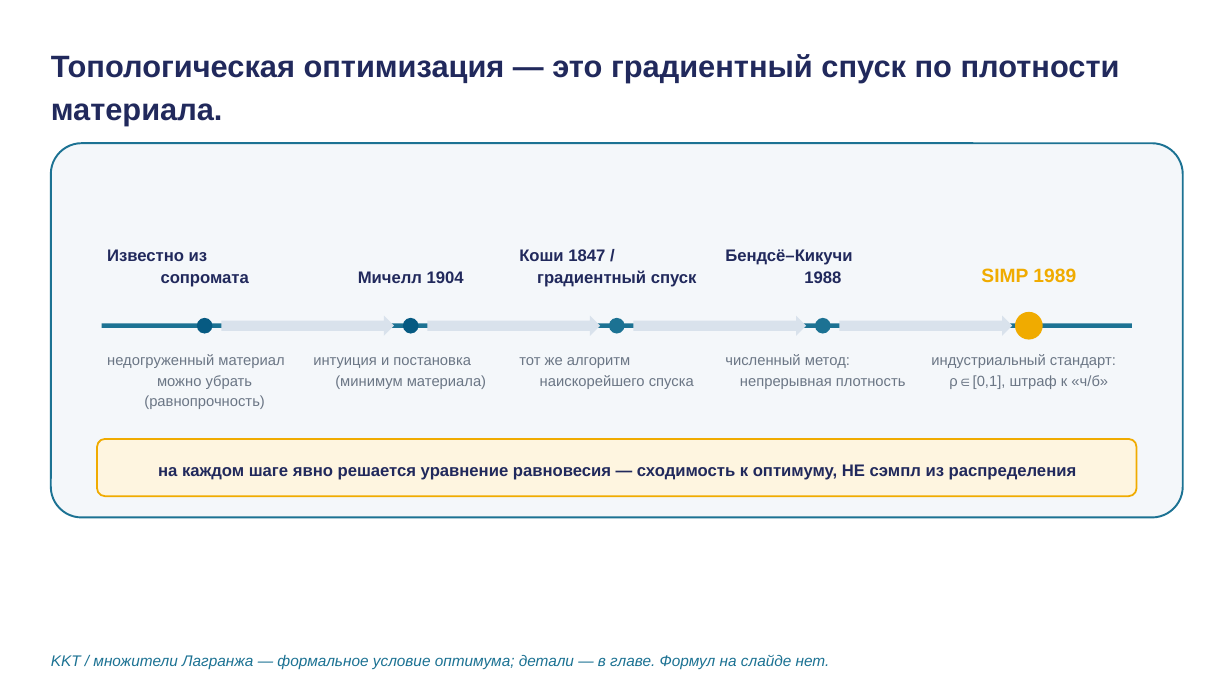
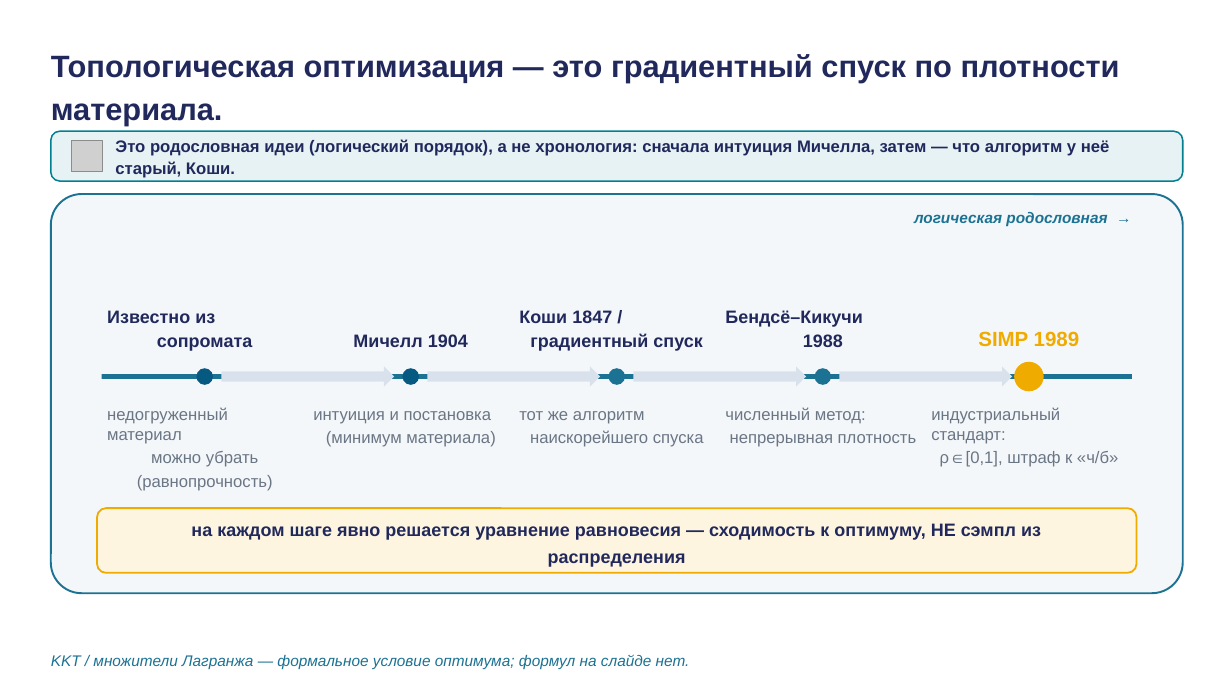
Before and after one commit to tellina-study/AI-usage-lessons, a slide deck: slide 11 of library/lectures/lec-06/rendered/lec-06.pptx. Drawn at 1232x693 pixels with LibreOffice and Linux fonts; fonts in the diff are those of the drawing; grey boxes stand for pictures. Boxes give left, top, right and bottom in pixels: in the first picture for what was removed or moved away, otherwise in the second. Text is boxed around its words. In the diff, an @@ line names an element or a change of style, - is before the commit and + after.

```diff
--- a/library/lectures/lec-06/rendered/lec-06.pptx
+++ b/library/lectures/lec-06/rendered/lec-06.pptx
@@ rounded rectangle added at (x1=51, y1=131, x2=1183, y2=181), fill #E6F2F4, outline #028090 1.2 pt @@
@@ picture added at (x1=71, y1=140, x2=103, y2=172) @@
@@ text added at (x1=115, y1=139, x2=1110, y2=178), 13 pt, text #21295C, bold @@
+Это родословная идеи (логический порядок), а не хронология: сначала интуиция Мичелла, затем — что алгоритм у неё старый, Коши.
@@ rounded rectangle resized from (x1=51, y1=143, x2=1183, y2=518) to (x1=51, y1=194, x2=1183, y2=593) @@
@@ rounded rectangle at (x1=51, y1=194, x2=1183, y2=593): proportions changed @@
@@ text added at (x1=914, y1=212, x2=1107, y2=226), 12 pt, text #1C7293, bold, italic @@
+логическая родословная →
@@ text "Известно из сопромата" moved from (x1=107, y1=249, x2=249, y2=287) to (x1=107, y1=310, x2=252, y2=351) @@
@@ text "Мичелл 1904" moved from (x1=358, y1=271, x2=464, y2=283) to (x1=353, y1=334, x2=468, y2=347) @@
@@ text "Коши 1847 / градиентный спуск" moved from (x1=519, y1=249, x2=697, y2=287) to (x1=519, y1=310, x2=702, y2=351) @@
@@ text "Бендсё–Кикучи 1988" moved from (x1=725, y1=249, x2=852, y2=283) to (x1=725, y1=310, x2=863, y2=347) @@
@@ text "SIMP 1989" moved from (x1=981, y1=268, x2=1076, y2=282) to (x1=978, y1=331, x2=1080, y2=347) @@
@@ text "SIMP 1989" at (x1=978, y1=331, x2=1080, y2=347): size 15 to 16 pt @@
@@ rounded rectangle removed at (x1=197, y1=318, x2=213, y2=334) @@
@@ rectangle moved from (x1=102, y1=323, x2=1132, y2=328) to (x1=102, y1=374, x2=1132, y2=379) @@
@@ 3 right arrows, 3 rounded rectangles moved together from (x1=403, y1=316, x2=1012, y2=336) to (x1=196, y1=366, x2=807, y2=386) @@
@@ rounded rectangle at (x1=403, y1=368, x2=420, y2=384): fill #1C7293 to #065A82 @@
@@ rounded rectangle added at (x1=814, y1=368, x2=831, y2=384), fill #1C7293 @@
@@ right arrow moved from (x1=222, y1=316, x2=395, y2=336) to (x1=839, y1=366, x2=1012, y2=386) @@
@@ rounded rectangle moved from (x1=1015, y1=312, x2=1043, y2=340) to (x1=1014, y1=362, x2=1043, y2=392) @@
@@ text "недогруженный материал можно убрать (равнопрочность)" moved from (x1=107, y1=354, x2=284, y2=409) to (x1=107, y1=407, x2=273, y2=491) @@
@@ text "интуиция и постановка (минимум материала)" moved from (x1=313, y1=357, x2=486, y2=389) to (x1=313, y1=411, x2=495, y2=447) @@
@@ size 11.5 to 13 pt; line spacing 1.15 to 1.16 in 5 elements at (x1=107, y1=407, x2=273, y2=491), (x1=313, y1=411, x2=495, y2=447), (x1=725, y1=407, x2=916, y2=447), (x1=931, y1=407, x2=1118, y2=467), (x1=519, y1=411, x2=704, y2=447) @@
@@ text "тот же алгоритм наискорейшего спуска" moved from (x1=519, y1=357, x2=694, y2=389) to (x1=519, y1=411, x2=704, y2=447) @@
@@ text "численный метод: непрерывная плотность" moved from (x1=725, y1=354, x2=906, y2=389) to (x1=725, y1=407, x2=916, y2=447) @@
@@ text "индустриальный стандарт: ρ∈[0,1], штраф к ..." moved from (x1=931, y1=354, x2=1116, y2=389) to (x1=931, y1=407, x2=1118, y2=467) @@
@@ rounded rectangle resized from (x1=97, y1=439, x2=1137, y2=496) to (x1=97, y1=508, x2=1137, y2=573) @@
@@ size 13 to 14 pt in 5 elements at (x1=107, y1=310, x2=252, y2=351), (x1=353, y1=334, x2=468, y2=347), (x1=519, y1=310, x2=702, y2=351), (x1=725, y1=310, x2=863, y2=347), (x1=191, y1=523, x2=1041, y2=567) @@
@@ text "на каждом шаге явно решается ..." moved from (x1=158, y1=464, x2=1077, y2=480) to (x1=191, y1=523, x2=1041, y2=567) @@
@@ text at (x1=51, y1=654, x2=690, y2=670): text changed @@
-KKT / множители Лагранжа — формальное условие оптимума; детали — в главе. Формул на слайде нет.
+KKT / множители Лагранжа — формальное условие оптимума; формул на слайде нет.
```
Also in this commit, not shown: 29 other slides changed, 8 other files.
